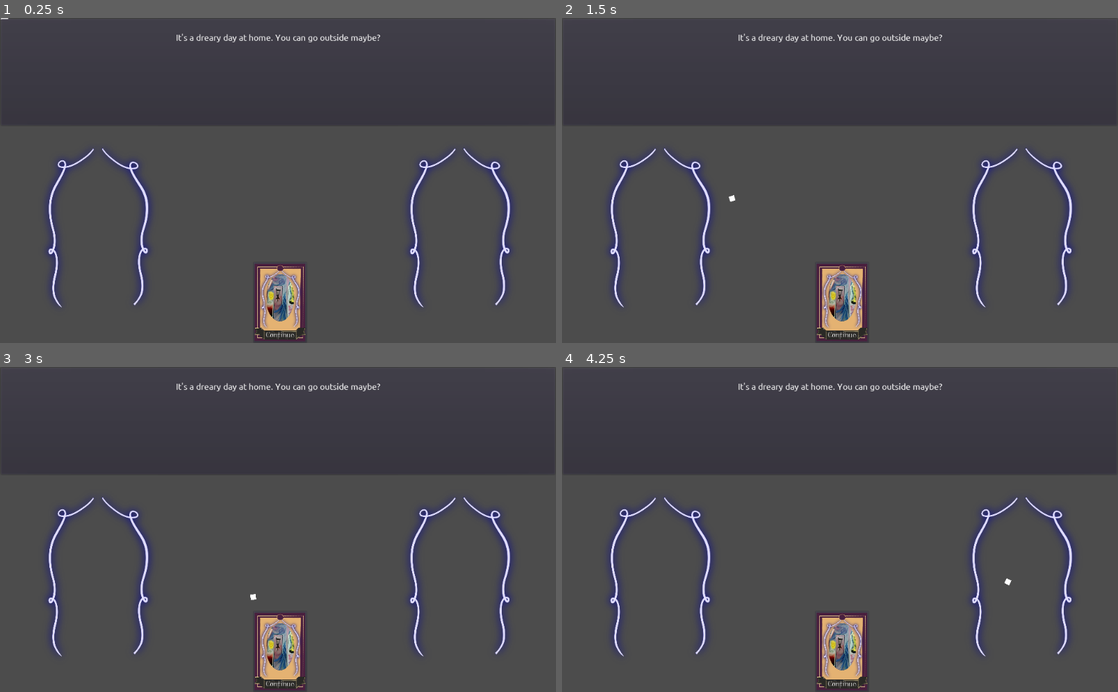
Above: before the commit, frames 1-4 (two rows, left to right).
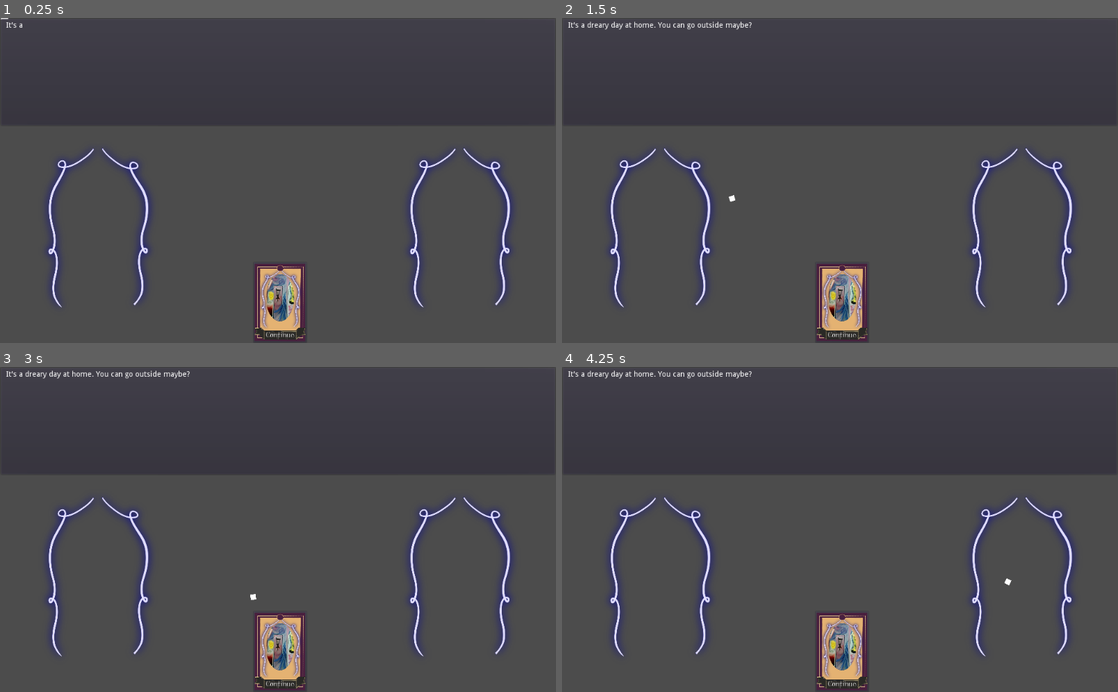
Above: after the commit, the same moments.

Repository: AngelOnFira/ggj-2022
Game: Godot game, scene res://Main.tscn
Same seed, same stepped clock (60 frames per second), same inputs: the game is played once before the commit and once after it.
Inputs (mouse positions are in pixels of both pictures, inside the frame that each line leads up to):
- Up to frame 1 (0.25 s): no input
- Up to frame 2 (1.5 s): move the mouse to (840, 304) at 0.52 s; click (840, 304) at 0.6 s; move the mouse to (728, 196) at 1.27 s; click (728, 196) at 1.35 s
- Up to frame 3 (3 s): tap Enter at 2 s; move the mouse to (333, 458) at 2.02 s; click (333, 458) at 2.1 s; tap Space at 2.75 s; move the mouse to (250, 594) at 2.77 s; click (250, 594) at 2.85 s
- Up to frame 4 (4.25 s): tap Enter at 3.5 s; move the mouse to (1006, 578) at 3.52 s; click (1006, 578) at 3.6 s

The runs differ from the first frame. In frame 1, 0.4% of the frame differs, in the area x 1-69%, y 1-8%; in frame 2, 0.6%; in frame 3, 0.6%; in frame 4, 0.6%.

Commit message:
Narrator
- added text at a certain number of words per second

Diff:
--- a/Narrator.gd
+++ b/Narrator.gd
@@ -1,5 +1,11 @@
 extends PanelContainer
 
+var text_in_field:String = ""
+var current_text:String = ""
+var text_to_add:Array= []
+var culmitive_delta:float = 0.0
+export var update_speed:float = 0.1
+var current_index_in_text_to_add:int = 0
 
 # Called when the node enters the scene tree for the first time.
 func _ready():
@@ -7,9 +13,46 @@
 
 
 # Called every frame. 'delta' is the elapsed time since the previous frame.
-#func _process(_delta):
-#	pass
+func _process(delta):
+	var update_flag:bool = false
+	self.culmitive_delta = self.culmitive_delta + delta
+	if culmitive_delta > update_speed :
+		self.culmitive_delta = self.culmitive_delta - self.update_speed
+		update_flag = true
 
+	if len(text_to_add) <= 0:
+		return
+
+	if self.current_index_in_text_to_add >= len(self.text_to_add[0]["text"]):
+		self.current_index_in_text_to_add = 0
+		self.current_text = "[" + text_to_add[0]["format"] + "]" + cumulate_string(text_to_add[0]["text"],0,len(text_to_add[0]["text"])-1) + "[/" + text_to_add[0]["format"] + "]"
+		self.text_in_field = self.text_in_field  + self.current_text + "\n\n"
+		self.current_text = ""
+		self.text_to_add.pop_front()
+
+	if update_flag and len(self.text_to_add) > 0:
+
+		var temp = cumulate_string(text_to_add[0]["text"],0,self.current_index_in_text_to_add)
+		self.current_text =  "[" + text_to_add[0]["format"] + "]" + cumulate_string(text_to_add[0]["text"],0,self.current_index_in_text_to_add) + "[/" + text_to_add[0]["format"] + "]" +"\n\n"
+
+		self.current_index_in_text_to_add = self.current_index_in_text_to_add+1
+		update_flag = false
+
+	$TextLabel.bbcode_text = self.text_in_field + self.current_text
+
+func cumulate_string(array:PoolStringArray,start:int,end:int,delimiter:String = " "):
+	var text = ""
+	if len(array) <= 0:
+		return text
+	if len(array) < end or end < 0:
+		end = len(array)-1
+	if len(array) < start or start <= 0:
+		start = 0
+
+	for i in range(start,end+1):
+		text = text + delimiter + String(array[i])
+
+	return text
 
 # clears field of all text
 func clear():
@@ -20,7 +63,8 @@
 # defualt is center align
 # text : text to be appended
 # align : align option for text based on bbcode_text (defualt "center")
-func append_text(text: String, align: String = "center"):
-	var insert_text = "[" + align + "]" + text + "[/" + align + "]"
-	$TextLabel.bbcode_text = $TextLabel.text + "\n" + insert_text
+func append_text(text: String, align: String = "b"):
+	#var insert_text = "[" + align + "]" + text + "[/" + align + "]"
+	#$TextLabel.bbcode_text = $TextLabel.text + "\n" + insert_text
+	text_to_add.append({"format":align,"text":text.split(" ")})
 	pass
--- a/master.gd
+++ b/master.gd
@@ -16,6 +16,8 @@
 
 	# Start the game by getting the first page
 	self.update_page($Story.initial_page())
+	var narrator = self.get_node(self.NARRATOR)
+	narrator.clear()
 
 
 # Signal reciever from a card getting a button pressed
@@ -38,7 +40,7 @@
 	get_tree().call_group("decisions", "hide_text")
 
 	# Reset the narrator
-	narrator.clear()
+	#narrator.clear()
 	narrator.append_text(page.get_story())
 
 	# Remove existing cards
@@ -47,8 +49,6 @@
 
 	# Add new cards
 	print("master.gd -- Initiating Cards ")
-	print(page)
-	print(page.get_cards())
 	for page_card in page.get_cards():
 		var card = player_card.instance()
 		card.card_id = page_card.id
@@ -59,7 +59,6 @@
 
 		# Set the art on the card
 		print("card ", card.card_id)
-		var temp = page.get_cards()
 		card.set_card_type(card.card_id)
 
 		print("master.gd creating --- ", page_card)
